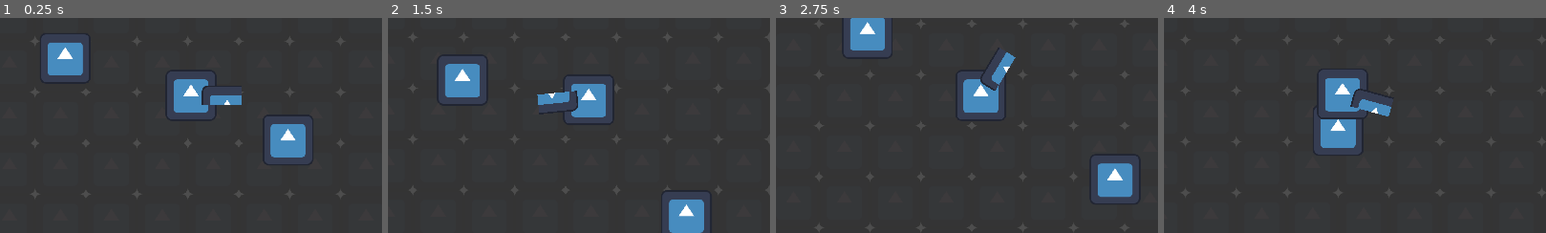
Above: before the commit, frames 1-4 (left to right).
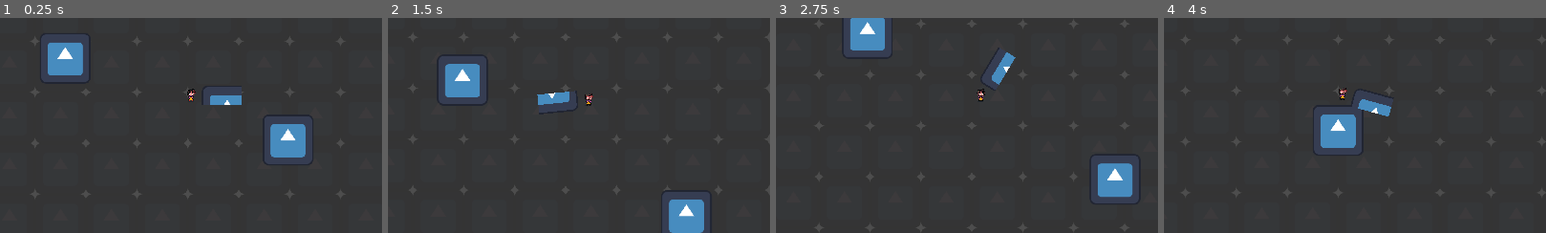
Above: after the commit, the same moments.

Repository: alfroids/Mama-Bazooka-
Game: Godot game, scene res://scenes/main/main.tscn
Same seed, same stepped clock (60 frames per second), same inputs: the game is played once before the commit and once after it. The engine's default icon, where the game draws it, is replaced by a stand-in: a white triangle on a blue panel in a dark square.
Inputs (mouse positions are % of the whole screen's width and height, from its top left):
- Up to frame 1 (0.25 s): no input
- Up to frame 2 (1.5 s): move the mouse to (72, 45) at 0.52 s; press the mouse at (72, 45) at 0.53 s; hold D (move_right) 0.53-1.28 s; move the mouse to (30, 55) at 1.27 s; release the mouse at (30, 55) at 1.28 s; hold S (move_down) from 1.28 s (still down); click (30, 55) at 1.35 s
- Up to frame 3 (2.75 s): move the mouse to (60, 28) at 2.02 s; release S (move_down) at 2.03 s; press the mouse at (60, 28) at 2.03 s; hold D (move_right) from 2.03 s (still down)
- Up to frame 4 (4 s): move the mouse to (45, 70) at 2.77 s; release D (move_right) at 2.78 s; release the mouse at (45, 70) at 2.78 s; hold W (move_up) 2.78-3.53 s; click (45, 70) at 2.85 s; move the mouse to (80, 65) at 3.52 s; press the mouse at (80, 65) at 3.53 s; hold A (move_left) from 3.53 s (still down)
The pictures show only the part of the screen within x 25-75%, y 32-82%; the shares and areas given below are measured in that part.

The runs differ from the first frame. In frame 1, 2.4% of the frame differs, in the area x 43-57%, y 24-48%; in frame 2, 2.4%; in frame 3, 2.2%; in frame 4, 2.3%.

Commit message:
Import Player sprites into scene

Diff:
--- a/project.godot
+++ b/project.godot
@@ -28,7 +28,8 @@
 folder_colors={
 "res://assets/": "red",
 "res://globals/": "purple",
-"res://scenes/": "green"
+"res://scenes/": "green",
+"res://sprites/": "red"
 }
 
 [global_group]
--- a/scenes/player/player.tscn
+++ b/scenes/player/player.tscn
@@ -1,8 +1,209 @@
-[gd_scene load_steps=5 format=3 uid="uid://cllgnoyqonuhs"]
-
-[ext_resource type="Texture2D" uid="uid://d0jfskfgad8wc" path="res://icon.svg" id="1_0qx8s"]
+[gd_scene load_steps=30 format=3 uid="uid://cllgnoyqonuhs"]
+
 [ext_resource type="Script" path="res://scenes/player/player.gd" id="1_hya73"]
+[ext_resource type="Texture2D" uid="uid://dlcjus3jwgeqb" path="res://sprites/player/pizza_jam_player.png" id="2_7u87c"]
 [ext_resource type="PackedScene" uid="uid://bs6hubyufn6uj" path="res://scenes/weapon/weapon.tscn" id="3_kiq52"]
+
+[sub_resource type="AtlasTexture" id="AtlasTexture_qbnw5"]
+atlas = ExtResource("2_7u87c")
+region = Rect2(0, 224, 32, 32)
+
+[sub_resource type="AtlasTexture" id="AtlasTexture_75p75"]
+atlas = ExtResource("2_7u87c")
+region = Rect2(32, 224, 32, 32)
+
+[sub_resource type="AtlasTexture" id="AtlasTexture_x8uef"]
+atlas = ExtResource("2_7u87c")
+region = Rect2(64, 224, 32, 32)
+
+[sub_resource type="AtlasTexture" id="AtlasTexture_6amo1"]
+atlas = ExtResource("2_7u87c")
+region = Rect2(96, 224, 32, 32)
+
+[sub_resource type="AtlasTexture" id="AtlasTexture_yww8p"]
+atlas = ExtResource("2_7u87c")
+region = Rect2(0, 128, 32, 32)
+
+[sub_resource type="AtlasTexture" id="AtlasTexture_7g5jg"]
+atlas = ExtResource("2_7u87c")
+region = Rect2(32, 128, 32, 32)
+
+[sub_resource type="AtlasTexture" id="AtlasTexture_e15bj"]
+atlas = ExtResource("2_7u87c")
+region = Rect2(64, 128, 32, 32)
+
+[sub_resource type="AtlasTexture" id="AtlasTexture_jujhj"]
+atlas = ExtResource("2_7u87c")
+region = Rect2(96, 128, 32, 32)
+
+[sub_resource type="AtlasTexture" id="AtlasTexture_n8kgi"]
+atlas = ExtResource("2_7u87c")
+region = Rect2(0, 96, 32, 32)
+
+[sub_resource type="AtlasTexture" id="AtlasTexture_ovr86"]
+atlas = ExtResource("2_7u87c")
+region = Rect2(32, 96, 32, 32)
+
+[sub_resource type="AtlasTexture" id="AtlasTexture_rlbia"]
+atlas = ExtResource("2_7u87c")
+region = Rect2(64, 96, 32, 32)
+
+[sub_resource type="AtlasTexture" id="AtlasTexture_ck2np"]
+atlas = ExtResource("2_7u87c")
+region = Rect2(96, 96, 32, 32)
+
+[sub_resource type="AtlasTexture" id="AtlasTexture_evjb7"]
+atlas = ExtResource("2_7u87c")
+region = Rect2(0, 0, 32, 32)
+
+[sub_resource type="AtlasTexture" id="AtlasTexture_cein3"]
+atlas = ExtResource("2_7u87c")
+region = Rect2(32, 0, 32, 32)
+
+[sub_resource type="AtlasTexture" id="AtlasTexture_umrop"]
+atlas = ExtResource("2_7u87c")
+region = Rect2(64, 0, 32, 32)
+
+[sub_resource type="AtlasTexture" id="AtlasTexture_indsr"]
+atlas = ExtResource("2_7u87c")
+region = Rect2(96, 0, 32, 32)
+
+[sub_resource type="AtlasTexture" id="AtlasTexture_jbgeq"]
+atlas = ExtResource("2_7u87c")
+region = Rect2(0, 64, 32, 32)
+
+[sub_resource type="AtlasTexture" id="AtlasTexture_okw3n"]
+atlas = ExtResource("2_7u87c")
+region = Rect2(32, 64, 32, 32)
+
+[sub_resource type="AtlasTexture" id="AtlasTexture_7ak8e"]
+atlas = ExtResource("2_7u87c")
+region = Rect2(64, 64, 32, 32)
+
+[sub_resource type="AtlasTexture" id="AtlasTexture_xov44"]
+atlas = ExtResource("2_7u87c")
+region = Rect2(96, 64, 32, 32)
+
+[sub_resource type="AtlasTexture" id="AtlasTexture_gmftp"]
+atlas = ExtResource("2_7u87c")
+region = Rect2(0, 32, 32, 32)
+
+[sub_resource type="AtlasTexture" id="AtlasTexture_w2o3r"]
+atlas = ExtResource("2_7u87c")
+region = Rect2(32, 32, 32, 32)
+
+[sub_resource type="AtlasTexture" id="AtlasTexture_hxa8c"]
+atlas = ExtResource("2_7u87c")
+region = Rect2(64, 32, 32, 32)
+
+[sub_resource type="AtlasTexture" id="AtlasTexture_w7aha"]
+atlas = ExtResource("2_7u87c")
+region = Rect2(96, 32, 32, 32)
+
+[sub_resource type="SpriteFrames" id="SpriteFrames_ap2we"]
+animations = [{
+"frames": [{
+"duration": 1.0,
+"texture": SubResource("AtlasTexture_qbnw5")
+}, {
+"duration": 1.0,
+"texture": SubResource("AtlasTexture_75p75")
+}, {
+"duration": 1.0,
+"texture": SubResource("AtlasTexture_x8uef")
+}, {
+"duration": 1.0,
+"texture": SubResource("AtlasTexture_6amo1")
+}],
+"loop": true,
+"name": &"idle_back",
+"speed": 2.0
+}, {
+"frames": [{
+"duration": 1.0,
+"texture": SubResource("AtlasTexture_yww8p")
+}, {
+"duration": 1.0,
+"texture": SubResource("AtlasTexture_7g5jg")
+}, {
+"duration": 1.0,
+"texture": SubResource("AtlasTexture_e15bj")
+}, {
+"duration": 1.0,
+"texture": SubResource("AtlasTexture_jujhj")
+}],
+"loop": true,
+"name": &"idle_front",
+"speed": 2.0
+}, {
+"frames": [{
+"duration": 1.0,
+"texture": SubResource("AtlasTexture_n8kgi")
+}, {
+"duration": 1.0,
+"texture": SubResource("AtlasTexture_ovr86")
+}, {
+"duration": 1.0,
+"texture": SubResource("AtlasTexture_rlbia")
+}, {
+"duration": 1.0,
+"texture": SubResource("AtlasTexture_ck2np")
+}],
+"loop": true,
+"name": &"walk_back",
+"speed": 4.0
+}, {
+"frames": [{
+"duration": 1.0,
+"texture": SubResource("AtlasTexture_evjb7")
+}, {
+"duration": 1.0,
+"texture": SubResource("AtlasTexture_cein3")
+}, {
+"duration": 1.0,
+"texture": SubResource("AtlasTexture_umrop")
+}, {
+"duration": 1.0,
+"texture": SubResource("AtlasTexture_indsr")
+}],
+"loop": true,
+"name": &"walk_front",
+"speed": 4.0
+}, {
+"frames": [{
+"duration": 1.0,
+"texture": SubResource("AtlasTexture_jbgeq")
+}, {
+"duration": 1.0,
+"texture": SubResource("AtlasTexture_okw3n")
+}, {
+"duration": 1.0,
+"texture": SubResource("AtlasTexture_7ak8e")
+}, {
+"duration": 1.0,
+"texture": SubResource("AtlasTexture_xov44")
+}],
+"loop": true,
+"name": &"walk_left",
+"speed": 4.0
+}, {
+"frames": [{
+"duration": 1.0,
+"texture": SubResource("AtlasTexture_gmftp")
+}, {
+"duration": 1.0,
+"texture": SubResource("AtlasTexture_w2o3r")
+}, {
+"duration": 1.0,
+"texture": SubResource("AtlasTexture_hxa8c")
+}, {
+"duration": 1.0,
+"texture": SubResource("AtlasTexture_w7aha")
+}],
+"loop": true,
+"name": &"walk_right",
+"speed": 4.0
+}]
 
 [sub_resource type="RectangleShape2D" id="RectangleShape2D_xoqqc"]
 size = Vector2(123, 125)
@@ -12,8 +213,9 @@
 motion_mode = 1
 script = ExtResource("1_hya73")
 
-[node name="Sprite2D" type="Sprite2D" parent="."]
-texture = ExtResource("1_0qx8s")
+[node name="Sprite2D" type="AnimatedSprite2D" parent="."]
+sprite_frames = SubResource("SpriteFrames_ap2we")
+animation = &"idle_front"
 
 [node name="CollisionShape2D" type="CollisionShape2D" parent="."]
 position = Vector2(-0.5, 0.5)
Not shown, added: sprites/enemies/pizza_jam_enemy.png.import
Not shown, added: sprites/enemies/pizza_jam_kid.png.import
Not shown, added: sprites/player/pizza_jam_player.png.import
Not shown, added: sprites/weapons/pizza_jam_barehand.png.import
Not shown, added: sprites/weapons/pizza_jam_broom.png.import
Not shown, added: sprites/weapons/pizza_jam_flipflop.png.import
